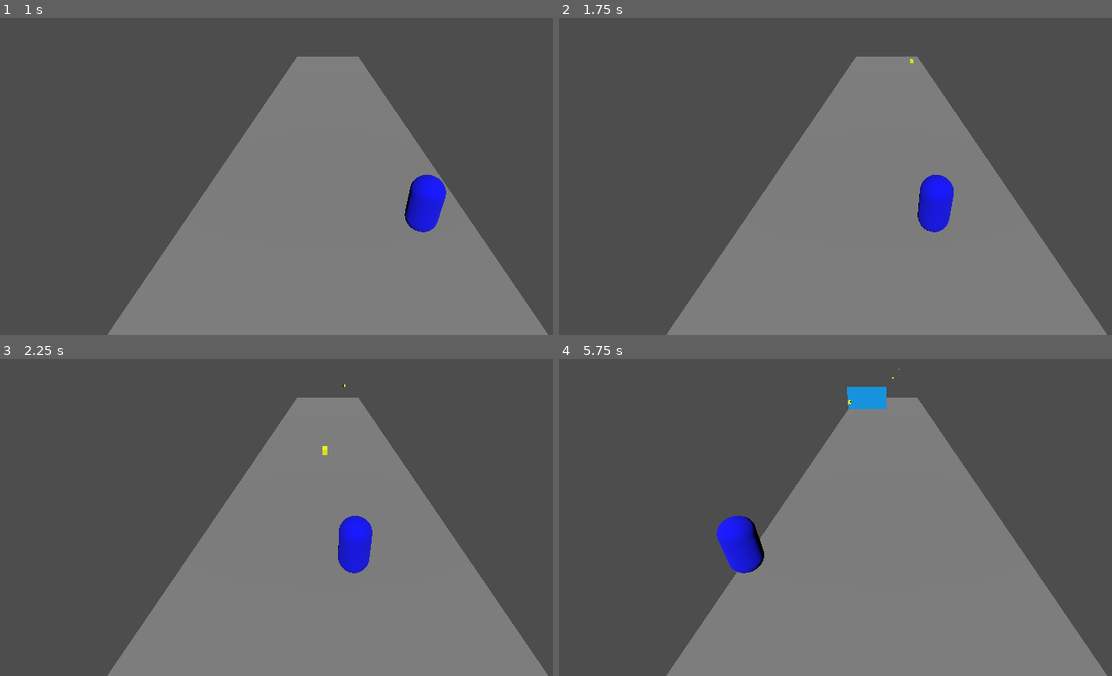
Above: before the commit, frames 1-4 (two rows, left to right).
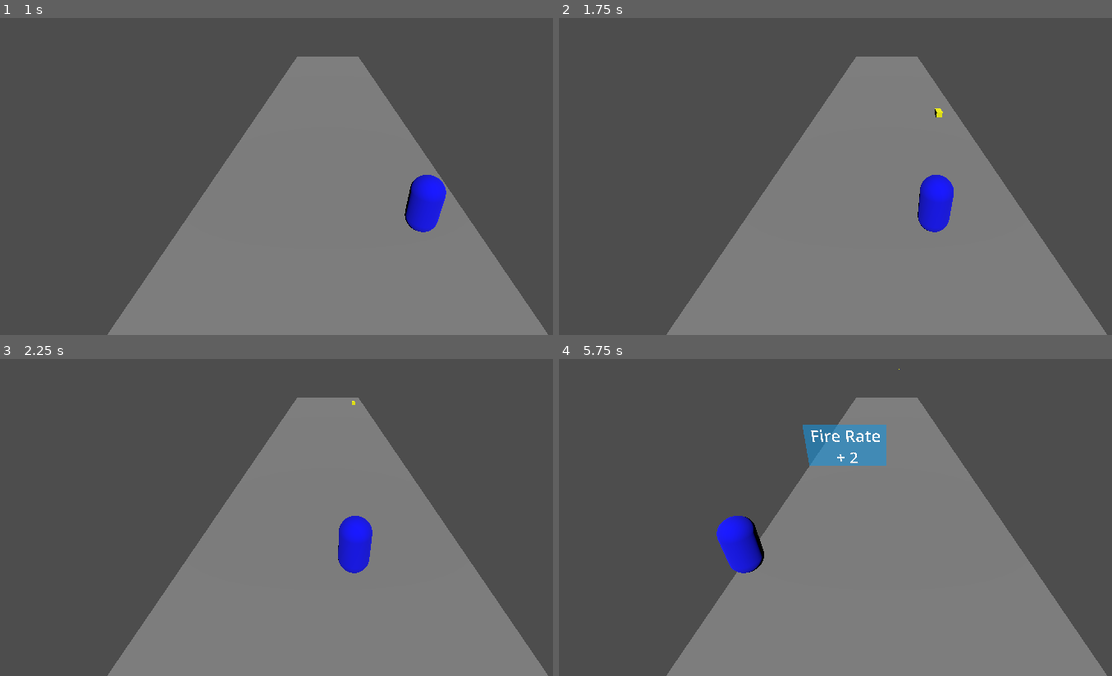
Above: after the commit, the same moments.

Repository: RoldLorenzo/ad_game
Game: Godot game, scene res://scenes/main.tscn
Two runs of this game, one before a commit and one after it. Both use one fixed random seed, a clock stepped at 60 frames per second and the inputs below.
Inputs:
- Up to frame 1 (1 s): tap Enter at 0.5 s; hold D (move_right) from 0.53 s (still down)
- Up to frame 2 (1.75 s): release D (move_right) at 1.28 s; hold A (move_left) from 1.28 s (still down)
- Up to frame 3 (2.25 s): release A (move_left) at 2.03 s; hold D (move_right) from 2.03 s (still down)
- Up to frame 4 (5.75 s): release D (move_right) at 3.53 s; hold A (move_left) from 3.53 s (still down)

Frame 1 is identical in both runs. In frame 2, less than 0.1% of the frame differs, in the area x 63-70%, y 12-32%; in frame 3, less than 0.1%; in frame 4, 2.4%, in the area x 44-61%, y 5-34%.

Commit message:
add upgrade funcionality

Diff:
--- a/scenes/player.tscn
+++ b/scenes/player.tscn
@@ -26,6 +26,7 @@
 mesh = SubResource("CapsuleMesh_qhqgy")
 
 [node name="ShootTimer" type="Timer" parent="."]
+wait_time = 1.5
 autostart = true
 
 [connection signal="timeout" from="ShootTimer" to="." method="_on_shoot_timer_timeout"]
--- a/scenes/upgrade_area.tscn
+++ b/scenes/upgrade_area.tscn
@@ -7,10 +7,13 @@
 
 [sub_resource type="StandardMaterial3D" id="StandardMaterial3D_rlo4u"]
 transparency = 1
-albedo_color = Color(0, 0.662745, 1, 1)
+albedo_color = Color(0, 0.662745, 1, 0.588235)
 
 [sub_resource type="BoxMesh" id="BoxMesh_rbq5u"]
 size = Vector3(7.5, 4, 0.1)
+
+[sub_resource type="ViewportTexture" id="ViewportTexture_w12fs"]
+viewport_path = NodePath("SubViewport")
 
 [node name="UpgradeArea" type="Area3D"]
 script = ExtResource("1_w12fs")
@@ -21,3 +24,23 @@
 [node name="MeshInstance3D" type="MeshInstance3D" parent="."]
 material_override = SubResource("StandardMaterial3D_rlo4u")
 mesh = SubResource("BoxMesh_rbq5u")
+
+[node name="Sprite3D" type="Sprite3D" parent="."]
+offset = Vector2(0, 0.1)
+texture = SubResource("ViewportTexture_w12fs")
+
+[node name="SubViewport" type="SubViewport" parent="."]
+transparent_bg = true
+size = Vector2i(750, 400)
+
+[node name="Label" type="Label" parent="SubViewport"]
+offset_right = 750.0
+offset_bottom = 400.0
+theme_override_font_sizes/font_size = 150
+horizontal_alignment = 1
+vertical_alignment = 1
+
+[node name="VisibleOnScreenNotifier3D" type="VisibleOnScreenNotifier3D" parent="."]
+
+[connection signal="area_entered" from="." to="." method="_on_area_entered"]
+[connection signal="body_entered" from="." to="." method="_on_body_entered"]
--- a/scripts/bullet.gd
+++ b/scripts/bullet.gd
@@ -1,4 +1,5 @@
 extends Area3D
+class_name Bullet
 
 @export var speed = 50
 
--- a/scripts/player.gd
+++ b/scripts/player.gd
@@ -1,7 +1,10 @@
 extends CharacterBody3D
+class_name Player
 
 @export var speed = 10
 @export var bullet_scene: PackedScene
+@export var min_fire_rate: float = 0.2
+@export var max_speed: int = 100
 
 func _physics_process(delta: float) -> void:
 	var direction = Vector3.ZERO
@@ -17,6 +20,13 @@
 	velocity = direction * speed
 	move_and_slide()
 
+func upgrade_fire_rate(time_off: float) -> void:
+	var new_time = $ShootTimer.wait_time - time_off
+	$ShootTimer.wait_time = max(new_time, min_fire_rate)
+
+func upgrade_speed(increase: int) -> void:
+	speed = min(speed + increase, max_speed)
+
 func _on_shoot_timer_timeout() -> void:
 	var bullet = bullet_scene.instantiate()
 
--- a/scripts/upgrade_area.gd
+++ b/scripts/upgrade_area.gd
@@ -1,7 +1,31 @@
 extends Area3D
 class_name UpgradeArea
 
-@export var speed = 5
+@export var speed = 15
+const upgrade_types = ["Fire Rate", "Speed"]
+
+var value = 1
+@onready var upgrade = upgrade_types.pick_random()
 
 func _physics_process(delta: float) -> void:
 	position.z += speed * delta
+
+	$SubViewport/Label.text = upgrade + "\n+ " + str(value)
+
+	if not $VisibleOnScreenNotifier3D.is_on_screen(): free()
+
+func _on_body_entered(body: Node3D) -> void:
+	if body is Player:
+		var player: Player = body
+
+		if upgrade == "Fire Rate":
+			player.upgrade_fire_rate(value * 0.1)
+		elif upgrade == "Speed":
+			player.upgrade_speed(value)
+
+		call_deferred("free")
+
+func _on_area_entered(area: Area3D) -> void:
+	if area is Bullet:
+		area.free()
+		value += 1
Not shown: 1 places in scenes/upgrade_area.tscn that only renumber resources
